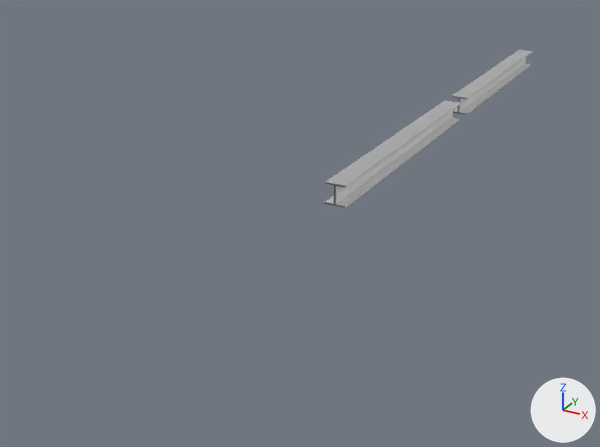
One commit to the glTF model assets/scene/merged-meshes/-2_0_-1_MI_MetalBeam_Painted01.gltf: the scene before it, then after it.
Rendered twice from a camera (50 mm lens) standing at (-1.53, -30.32, 10.66) and looking at (-9.49, -15.86, 3.43). Arrows for +X, +Y and +Z are at lower right; the lights stay in place. Vertices at the same position are counted once.

Script lines for the objects in view, before the commit:
```python
me_2_0__1_mi_metalbeam_painted01 = bpy.data.meshes.new('-2_0_-1_MI_MetalBeam_Painted01')
me_2_0__1_mi_metalbeam_painted01.from_pydata(...)  # 328 vertices, 640 faces; spans x -8.17..-7.73, y -17.31..-3.85, z 4.67..5.11
ob_mesh = bpy.data.objects.new('Mesh', me_2_0__1_mi_metalbeam_painted01)
ob_mesh.location = (0.0, 0.0, 0.0)
```
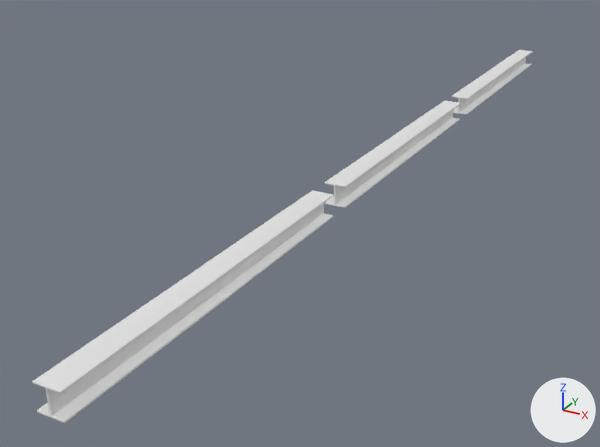
The newer file is also turned or shifted as a whole; pictures and numbers use the older file's frame.

What the commit changed:
me_2_0__1_mi_metalbeam_painted01 has 328 vertices, 640 faces and spans x -8.17..-7.73, y -17.31..-3.85, z 4.67..5.11.
me_2_0__1_mi_metalbeam_painted01 is used by ob_mesh; location (0.0, 0.0, 0.0).
me_2_0__1_mi_metalbeam_painted01 part 1: the loose piece of 82 vertices spanning x -8.17..-7.73, y -17.31..-14.03, z 4.67..5.11 is copied, and the copy is scaled about its middle by (1, 1.06, 1), then moved by (0.0, -7.31, 0.0); it spans x -8.17..-7.73, y -24.71..-21.25, z 4.67..5.11.
me_2_0__1_mi_metalbeam_painted01 part 2: the loose piece of 82 vertices spanning x -8.17..-7.73, y -17.31..-14.03, z 4.67..5.11 is copied, and the copy is scaled about its middle by (-1, 1.06, -1), then moved by (0.0, -3.84, 0.0); it spans x -8.17..-7.73, y -21.25..-17.78, z 4.67..5.11.

Boxes [x1, y1, x2, y2] around the edits, measured in the pictures (600 x 447 px):
'Mesh', reshaped (139% wider, 135% taller)
    before: [324, 50, 533, 208]
    after: [33, 50, 533, 423]
part 1 of me_2_0__1_mi_metalbeam_painted01, added
    after: [33, 265, 229, 423]
part 2 of me_2_0__1_mi_metalbeam_painted01, added
    after: [204, 190, 334, 296]
